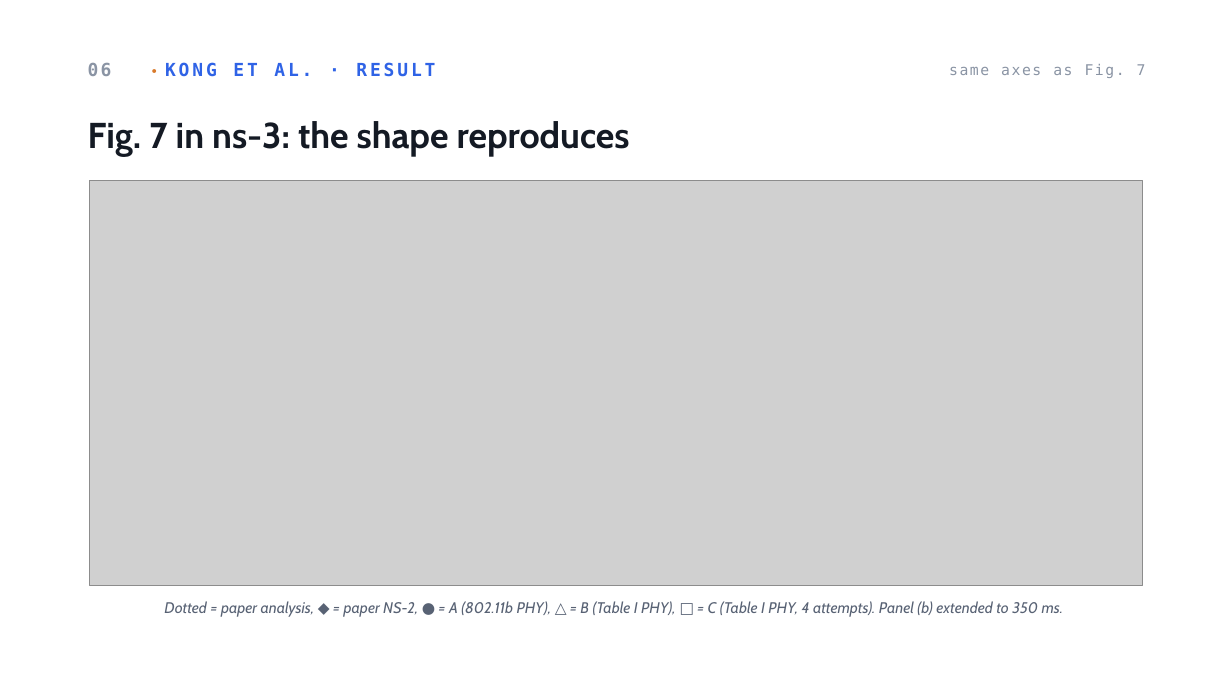
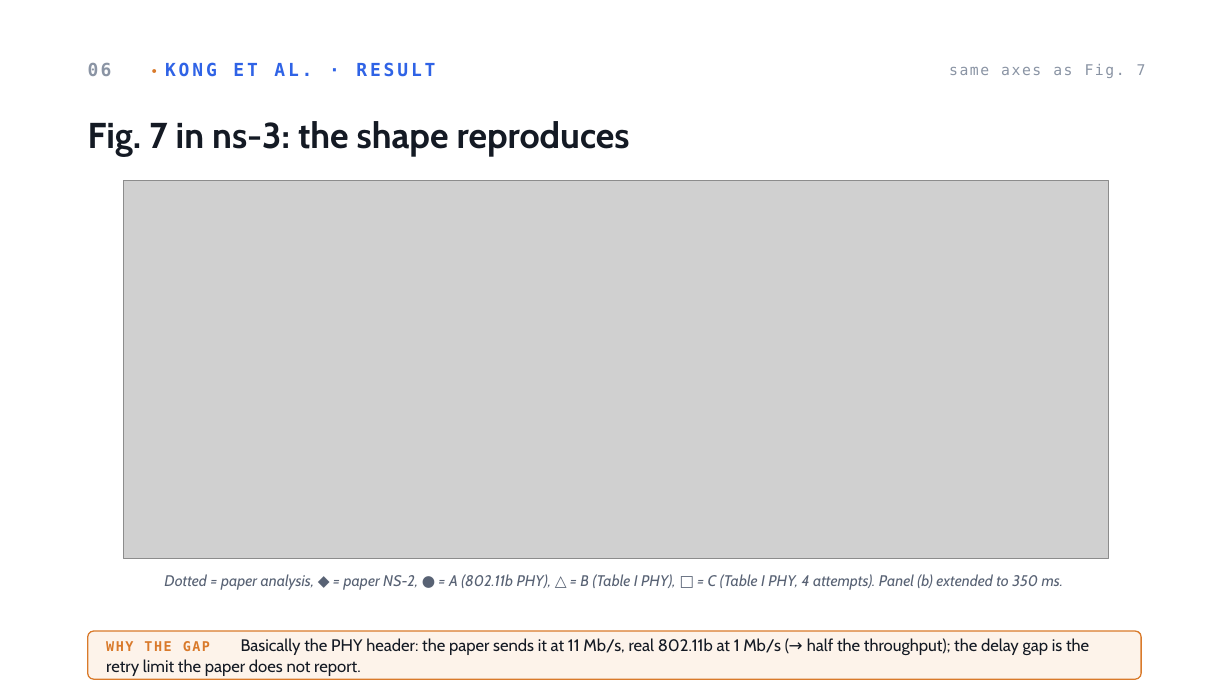
Before and after one commit to AhmadRifqi86/MWN-2026-M11402804-Rifqi, a slide deck: slide 7 of assets/ppt/a4-M11402804-AhmadRifqi.pptx. Drawn at 1232x693 pixels with LibreOffice and Linux fonts; fonts in the diff are those of the drawing; grey boxes stand for pictures. Boxes give left, top, right and bottom in pixels: in the first picture for what was removed or moved away, otherwise in the second. Text is boxed around its words. In the diff, an @@ line names an element or a change of style, - is before the commit and + after.

```diff
--- a/assets/ppt/a4-M11402804-AhmadRifqi.pptx
+++ b/assets/ppt/a4-M11402804-AhmadRifqi.pptx
@@ picture: place and size @@
-picture at (90, 180, 1143, 585)
+picture at (124, 180, 1109, 559)
@@ text "Dotted = paper analysis, ◆ ...": place and size @@
-text "Dotted = paper analysis, ◆ ..." at (164, 601, 1063, 617)
+text "Dotted = paper analysis, ◆ ..." at (164, 574, 1063, 590)
@@ rounded rectangle added at (88, 631, 1141, 679), fill #FDF3EA, outline #D97A2B 1 pt @@
@@ text added at (106, 638, 1089, 676), 13 pt, text #141A24 @@
+WHY THE GAP Basically the PHY header: the paper sends it at 11 Mb/s, real 802.11b at 1 Mb/s (→ half the throughput); the delay gap is the retry limit the paper does not report.
```
Also in this commit, not shown: 3 other slides changed, 1 other file.
